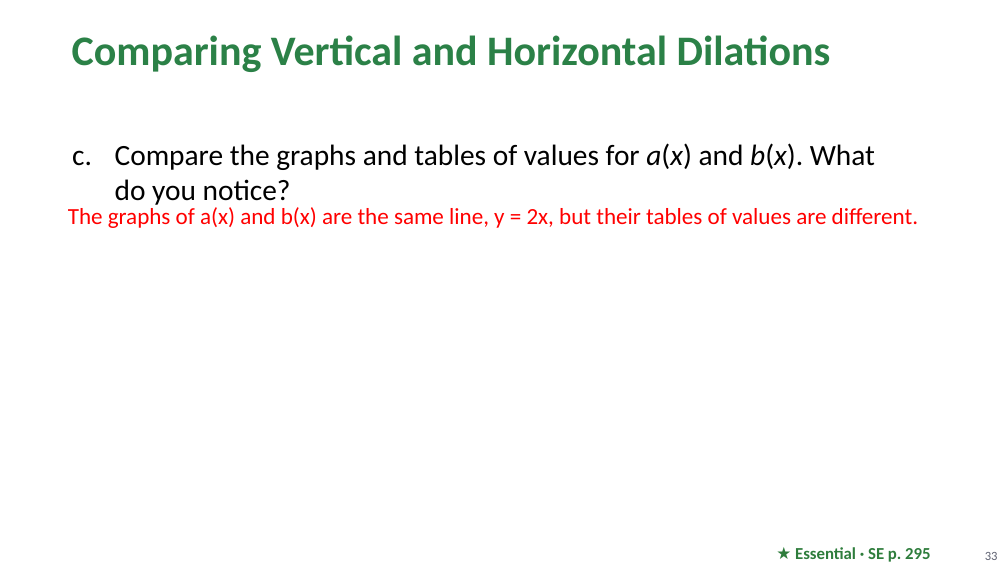
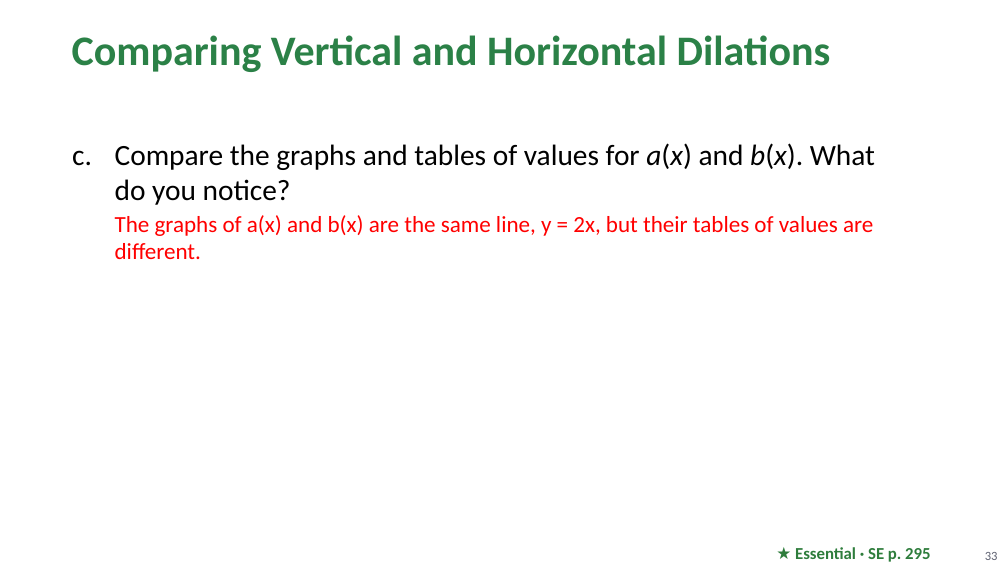
Before and after one commit to Apolloat2022/Algebra1M2U1L4, a slide deck: slide 33 of Module 2 topic 2/BLMathematics_AlgI_M2_T2_L2_LessonSlides_ENG_with_answers.pptx. Drawn at 1008x567 pixels with LibreOffice and Linux fonts; fonts in the diff are those of the drawing; background and template pictures are left out. Boxes give left, top, right and bottom in pixels: in the first picture for what was removed or moved away, otherwise in the second. Text is boxed around its words. In the diff, an @@ line names an element or a change of style, - is before the commit and + after.

```diff
--- a/Module 2 topic 2/BLMathematics_AlgI_M2_T2_L2_LessonSlides_ENG_with_answers.pptx
+++ b/Module 2 topic 2/BLMathematics_AlgI_M2_T2_L2_LessonSlides_ENG_with_answers.pptx
@@ text removed at [68, 204, 918, 228] @@
-The graphs of a(x) and b(x) are the same line, y = 2x, but their tables of values are different.
@@ text at [115, 215, 873, 259]: paragraph added @@
+    The graphs of a(x) and b(x) are the same line, y = 2x, but their tables of values are different.
```
Also in this commit, not shown: 5 other slides changed, 4 other files.
